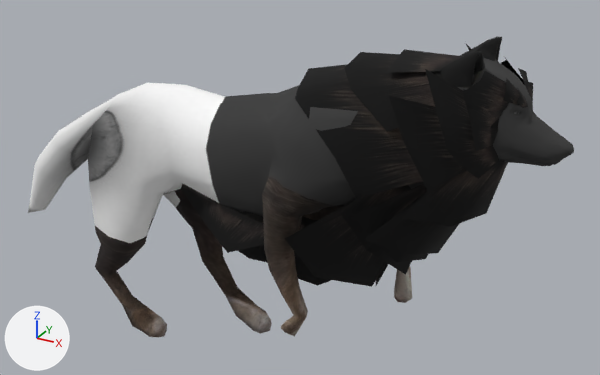
The OBJ model models/wolfrunning/wolf_running_000011.obj as it was, and as the next commit left it.
Rendered twice from a 50 mm camera at (0.635, -0.989, 0.797) aimed at (0.062, 0.053, 0.276). The lights are fixed; the arrows at lower left show +X, +Y and +Z. Where no turn or scale is listed for an object, it has been applied to the vertices. Vertices at the same position are counted once.

The scene before the commit, as lines of its bpy script (objects in view):
```python
me_wolf1_material__wolf_col_tga_0 = bpy.data.meshes.new('Wolf1_Material__wolf_col_tga_0')
me_wolf1_material__wolf_col_tga_0.from_pydata(...)  # 892 vertices, 1772 faces; spans x -0.496..0.471, y -0.101..0.113, z -0.009..0.549
me_wolf1_material__wolf_col_tga_0.materials.append(mat_wolf_1)  # picture img_material__wolf_col_tga_diffuse_jpeg
me_wolf2_fur__fella3_jpg_001_0_wolf2_fur__fella3_jpg_001_0_001 = bpy.data.meshes.new('Wolf2_fur__fella3_jpg_001_0_Wolf2_fur__fella3_jpg_001_0.001')
me_wolf2_fur__fella3_jpg_001_0_wolf2_fur__fella3_jpg_001_0_001.from_pydata(...)  # 217 vertices, 172 faces; spans x -0.115..0.412, y -0.121..0.139, z 0.15..0.53
me_wolf2_fur__fella3_jpg_001_0_wolf2_fur__fella3_jpg_001_0_001.materials.append(mat_wolf_fur)  # picture img_fur_col_20_png
ob_wolf1_material__wolf_col_tga_0 = bpy.data.objects.new('Wolf1_Material__wolf_col_tga_0', me_wolf1_material__wolf_col_tga_0)
ob_wolf1_material__wolf_col_tga_0.location = (0.0, 0.0, 0.0)
ob_wolf2_fur__fella3_jpg_001_0_wolf2_fur__fella3_jpg_001_0_001 = bpy.data.objects.new('Wolf2_fur__fella3_jpg_001_0_Wolf2_fur__fella3_jpg_001_0.001', me_wolf2_fur__fella3_jpg_001_0_wolf2_fur__fella3_jpg_001_0_001)
ob_wolf2_fur__fella3_jpg_001_0_wolf2_fur__fella3_jpg_001_0_001.location = (0.0, 0.0, 0.0)
```
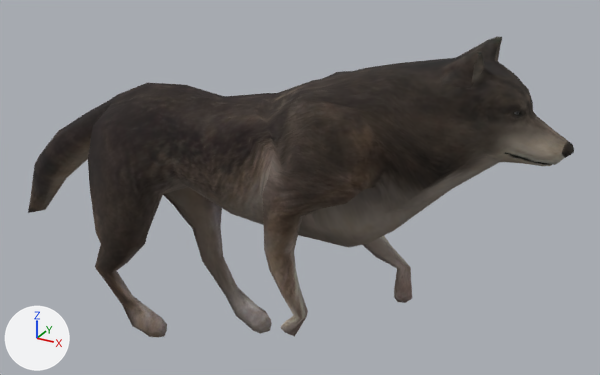
What changed in the scene script:
```text
Change me_wolf1_material__wolf_col_tga_0:
    where me_wolf1_material__wolf_col_tga_0.from_pydata(...)  # 892 vertices, 1772 faces; spans x -0.496..0.471, y -0.101..0.113, z -0.009..0.549
    used by ob_wolf1_material__wolf_col_tga_0; location = (0.0, 0.0, 0.0)
    me_wolf1_material__wolf_col_tga_0 part 1: texture (UV) coordinates of 1772 of 1772 faces, centred in x -0.479..0.47, y -0.099..0.112, z -0.008..0.549, changed; they spanned u 0.02..0.98, v 0.01..0.98 and now span u 0.02..0.98, v 0.5..0.99
Remove ob_wolf2_fur__fella3_jpg_001_0_wolf2_fur__fella3_jpg_001_0_001:
    ob_wolf2_fur__fella3_jpg_001_0_wolf2_fur__fella3_jpg_001_0_001 = bpy.data.objects.new('Wolf2_fur__fella3_jpg_001_0_Wolf2_fur__fella3_jpg_001_0.001', me_wolf2_fur__fella3_jpg_001_0_wolf2_fur__fella3_jpg_001_0_001)
    ob_wolf2_fur__fella3_jpg_001_0_wolf2_fur__fella3_jpg_001_0_001.location = (0.0, 0.0, 0.0)
```

Location of each change, (x1, y1, x2, y2) in pixels of the pictures (600 x 375 px):
'Wolf2_fur__fella3_jpg_001_0_Wolf2_fur__fella3_jpg_001_0.001', deleted (black)
    before: (181, 44, 533, 287)
part 1 of me_wolf1_material__wolf_col_tga_0, surface changed
    both: (28, 37, 574, 337)
